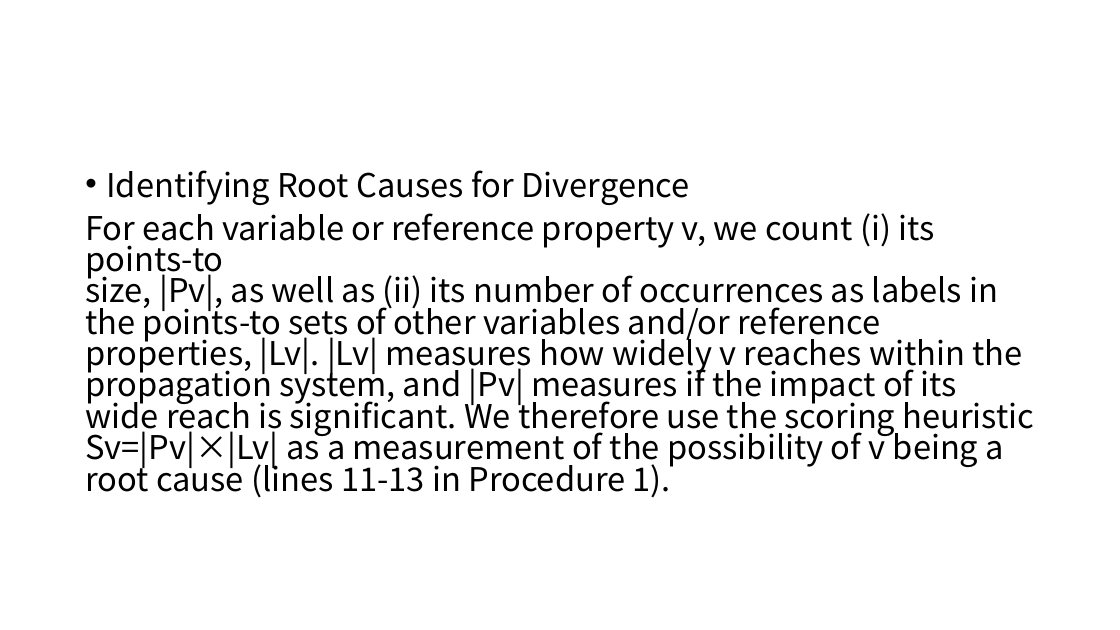
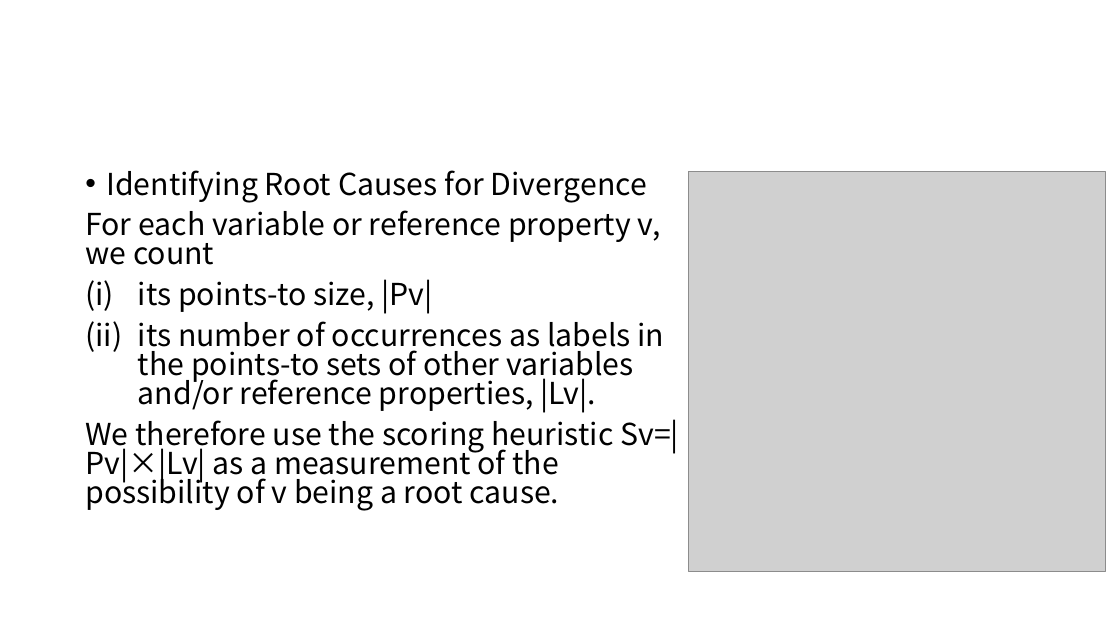
Before and after one commit to suliuzh/papers, a slide deck: slide 22 of 大组会en.pptx. Drawn at 1120x630 pixels with LibreOffice and Linux fonts; fonts in the diff are those of the drawing; grey boxes stand for pictures. Boxes give left, top, right and bottom in pixels: in the first picture for what was removed or moved away, otherwise in the second. Text is boxed around its words. In the diff, an @@ line names an element or a change of style, - is before the commit and + after.

```diff
--- a/大组会en.pptx
+++ b/大组会en.pptx
@@ text at bbox=[106, 170, 647, 203]: size 28 to 25.9 pt in "Identifying Root Causes for Divergence" @@
@@ picture added at bbox=[689, 171, 1106, 571] @@
@@ text at bbox=[85, 210, 679, 511]: text changed; size 28 to 25.9 pt @@
-For each variable or reference property v, we count (i) its points-to
-size, |Pv|, as well as (ii) its number of occurrences as labels in the points-to sets of other variables and/or reference properties, |Lv|. |Lv| measures how widely v reaches within the propagation system, and |Pv| measures if the impact of its wide reach is significant. We therefore use the scoring heuristic Sv=|Pv|×|Lv| as a measurement of the possibility of v being a root cause (lines 11-13 in Procedure 1).
+For each variable or reference property v, we count
+(i) its points-to size, |Pv|
+(ii) its number of occurrences as labels in the points-to sets of other variables and/or reference properties, |Lv|.
+We therefore use the scoring heuristic Sv=|Pv|×|Lv| as a measurement of the possibility of v being a root cause.
```
Also in this commit, not shown: 11 other slides changed, 1 slide added, 1 slide removed, 2 other files.
